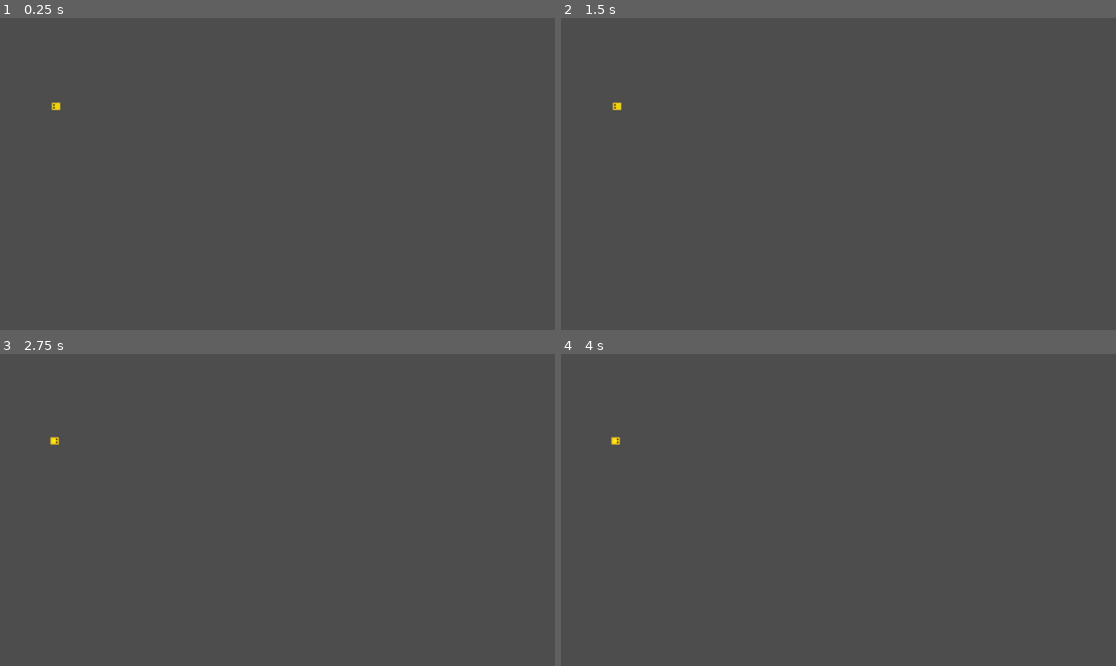
Above: before the commit, frames 1-4 (two rows, left to right).
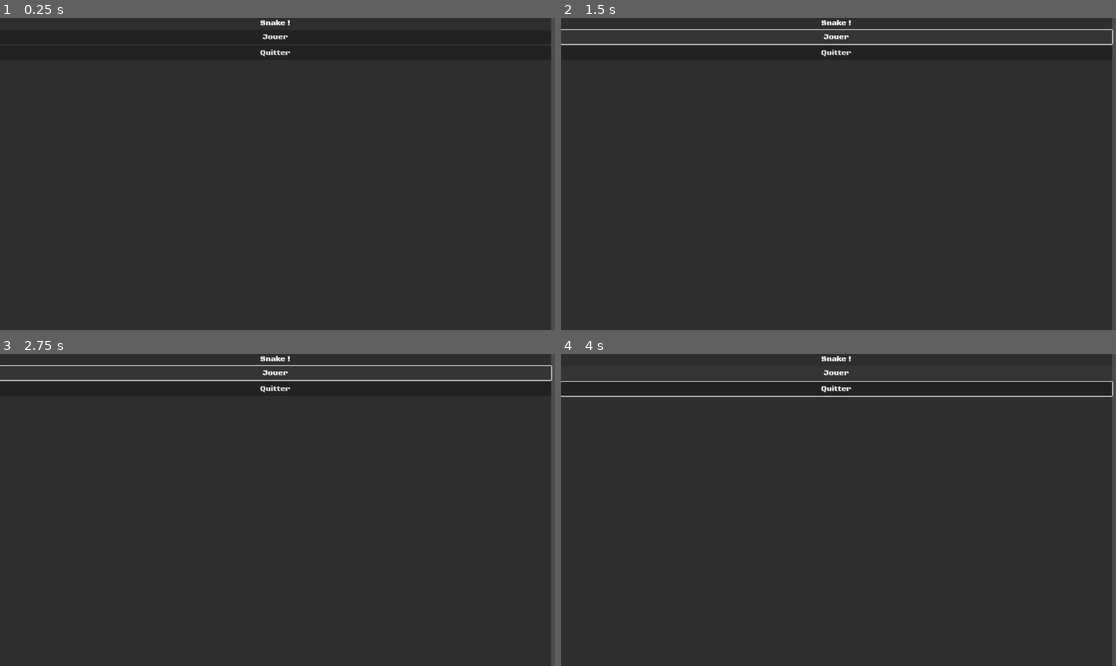
Above: after the commit, the same moments.

Repository: terenceithaque/Snake_Godot
Game: Godot game, scene res://title_screen.tscn
Two runs of this game, one before a commit and one after it. Both use one fixed random seed, a clock stepped at 60 frames per second and the inputs below. Before the commit the project starts from res://game.tscn.
Inputs (mouse positions are in pixels of both pictures, inside the frame that each line leads up to):
- Up to frame 1 (0.25 s): no input
- Up to frame 2 (1.5 s): click (838, 36) at 0.5 s, where only the run after the commit has a clickable "Jouer"; click (838, 36) at 1.25 s, where only the run after the commit has a clickable "Jouer"
- Up to frame 3 (2.75 s): tap Enter at 2 s; hold Right (move_right) from 2.03 s (still down)
- Up to frame 4 (4 s): tap Space at 2.75 s; release Right (move_right) at 2.78 s; hold Down (move_down) 2.78-3.53 s; hold Right (move_right) from 3.53 s (still down)

The runs differ from the first frame. In frame 1, 99% of the frame differs, in the area x 0-100%, y 0-100%; in frame 2, 95%; in frame 3, 95%; in frame 4, 95%.

Commit message:
Application de la police de caractères

Diff:
--- a/project.godot
+++ b/project.godot
@@ -11,9 +11,13 @@
 [application]
 
 config/name="Snake_Godot"
-run/main_scene="uid://dekhybqvkuw2h"
+run/main_scene="uid://4cqskiolhppw"
 config/features=PackedStringArray("4.5", "Forward Plus")
 config/icon="res://icon.svg"
+
+[gui]
+
+theme/custom_font="uid://c4aippey1ikg3"
 
 [input]
 
--- a/title_screen.tscn
+++ b/title_screen.tscn
@@ -12,8 +12,8 @@
 
 [node name="PanelContainer" type="PanelContainer" parent="."]
 layout_mode = 0
-offset_right = 40.0
-offset_bottom = 40.0
+offset_right = 1144.0
+offset_bottom = 651.0
 
 [node name="VBoxContainer" type="VBoxContainer" parent="PanelContainer"]
 layout_mode = 2
